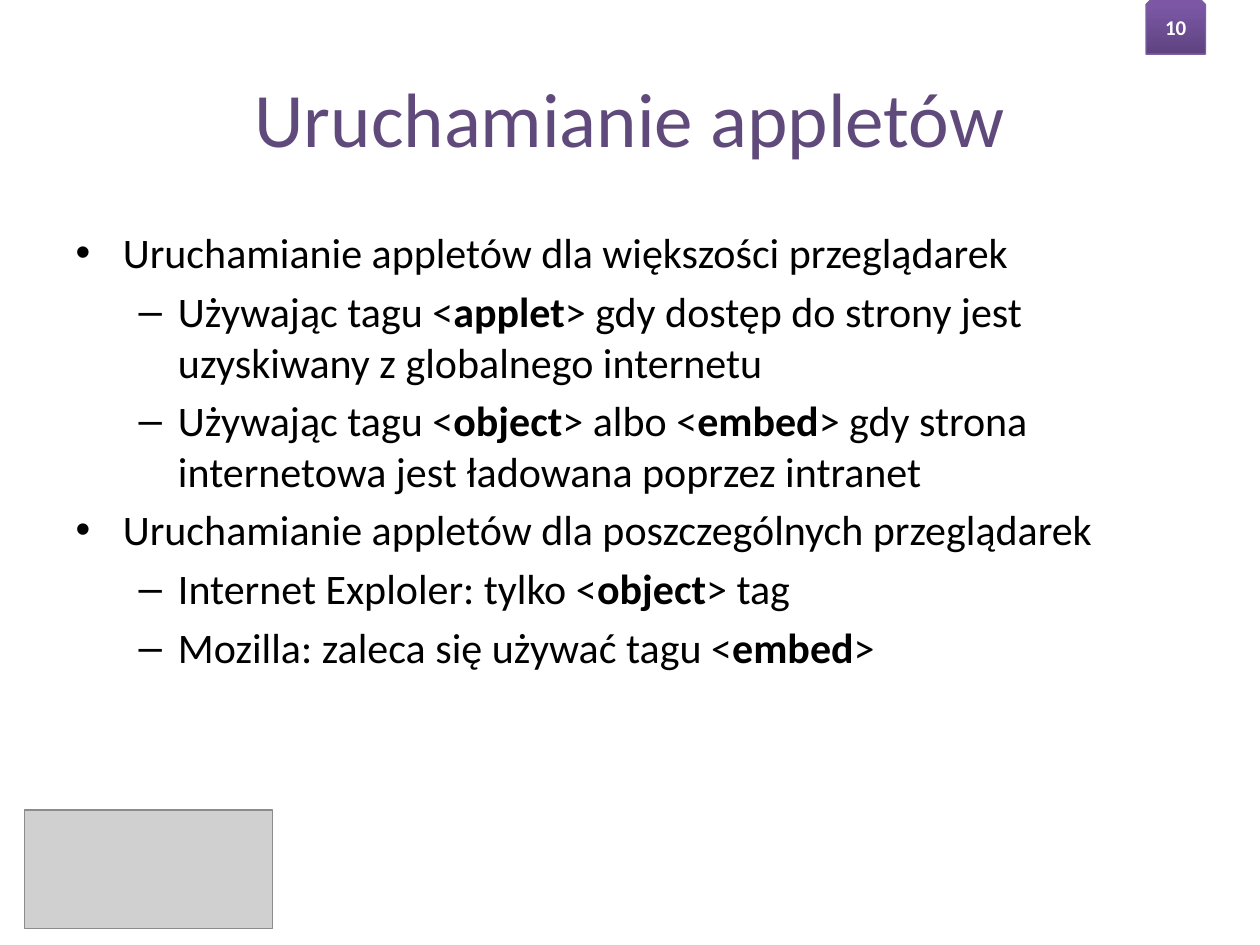
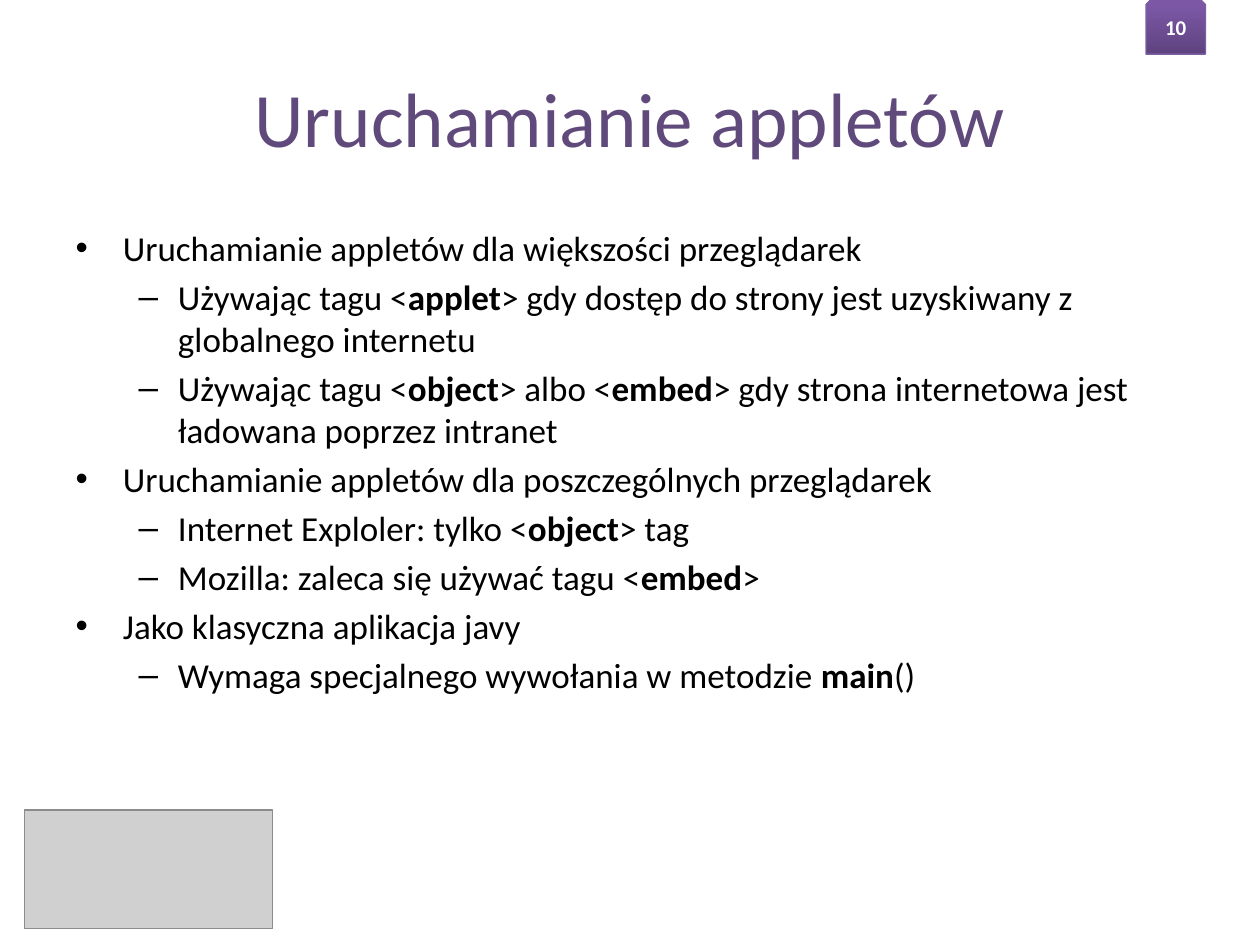
Before and after one commit to swistaczek/Java-Applets, a slide deck: slide 12 of prezka.pptx. Drawn at 1260x945 pixels with LibreOffice and Linux fonts; fonts in the diff are those of the drawing; grey boxes stand for pictures; background and template pictures are left out. Boxes give left, top, right and bottom in pixels: in the first picture for what was removed or moved away, otherwise in the second. Text is boxed around its words. In the diff, an @@ line names an element or a change of style, - is before the commit and + after.

```diff
--- a/prezka.pptx
+++ b/prezka.pptx
@@ text at (123,236,1128,596): size 24 to 20 pt in "Uruchamianie appletów dla większości przeglądarek", "Używając tagu <applet> gdy dostęp do strony ...", "Używając tagu <object> albo <embed> gdy strona ...", "Uruchamianie appletów dla poszczególnych przeglądarek" and 2 more places @@
@@ text at (123,614,915,694): paragraphs added @@
+• Jako klasyczna aplikacja javy
+  – Wymaga specjalnego wywołania w metodzie main()
```
Also in this commit, not shown: 1 other slide changed, 1 slide removed, 14 other files.
